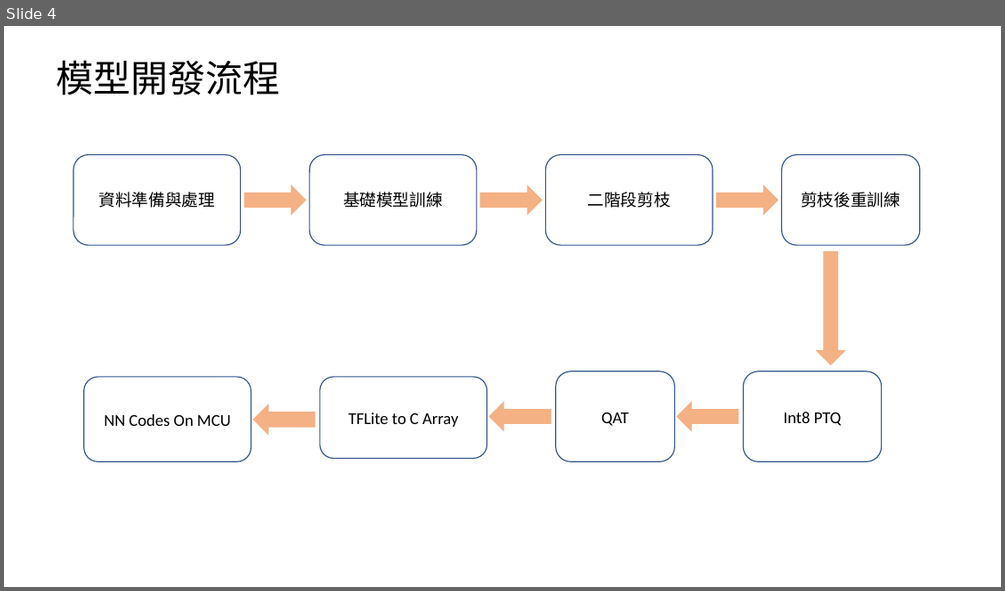
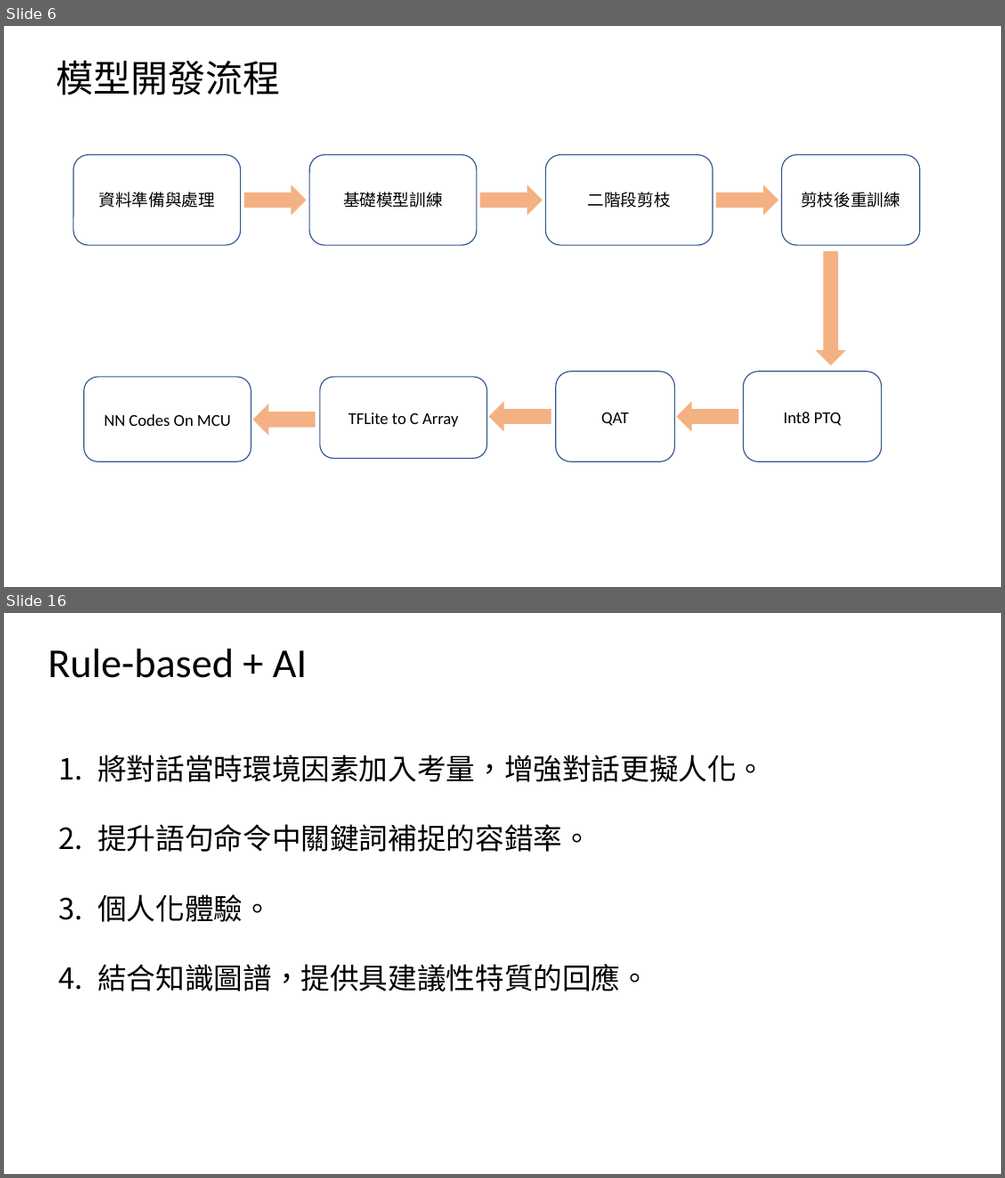
Before and after one commit to xrick/RickLiao-Repo, a slide deck: Interview_Repo/PPT/ppt_for_環球睿視.pptx. Shown one above the other, each under a label of ours: slide 4 before the commit, slides 6 and 16 after it; the slides between them are not shown. The pictures are 1005x591 and 1005x1178 pixels, drawn with LibreOffice and Linux fonts; fonts in the diff are those of the drawing. Boxes give left, top, right and bottom in pixels: in the first picture for what was removed or moved away, otherwise in the second. Text is boxed around its words. In the diff, an @@ line names an element or a change of style, - is before the commit and + after.

```diff
--- a/Interview_Repo/PPT/ppt_for_環球睿視.pptx
+++ b/Interview_Repo/PPT/ppt_for_環球睿視.pptx
@@ slide 16 added at [4,613,1001,1174], background #FFFFFF @@
@@ title added at [48,649,307,678], 39.6 pt, text #000000 @@
+Rule-based + AI
@@ text added at [97,755,765,991], 28 pt, text #000000 @@
+1. 將對話當時環境因素加入考量，增強對話更擬人化。
+2. 提升語句命令中關鍵詞補捉的容錯率。
+3. 個人化體驗。
+4. 結合知識圖譜，提供具建議性特質的回應。
@@ what was slide 4 is now slide 6 @@
```
Also in this commit, not shown: 12 other slides added, 2 other files.
